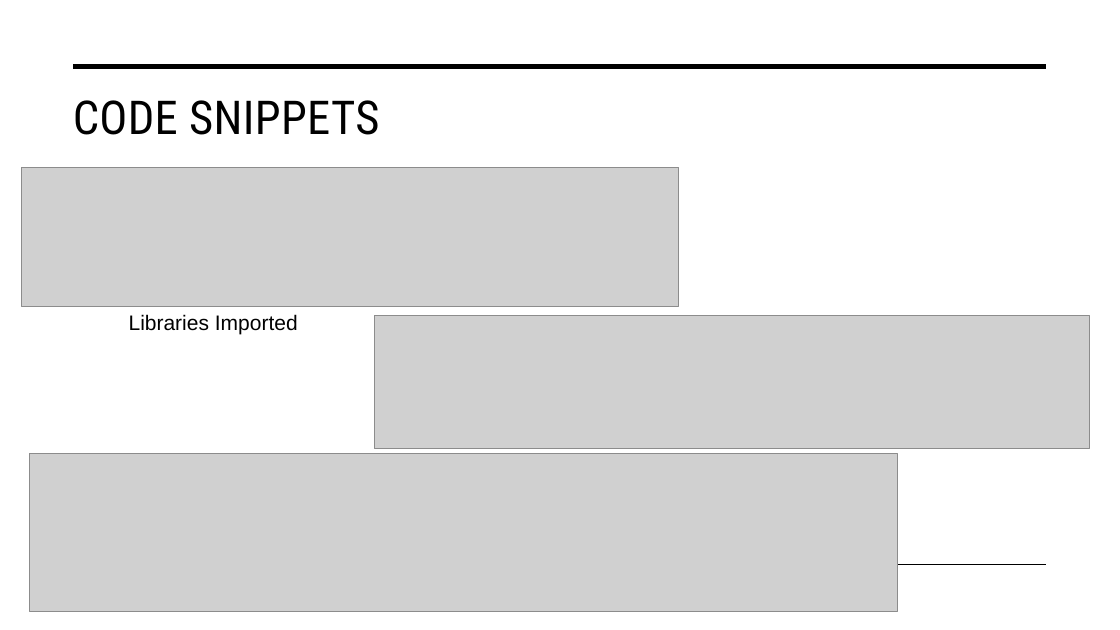
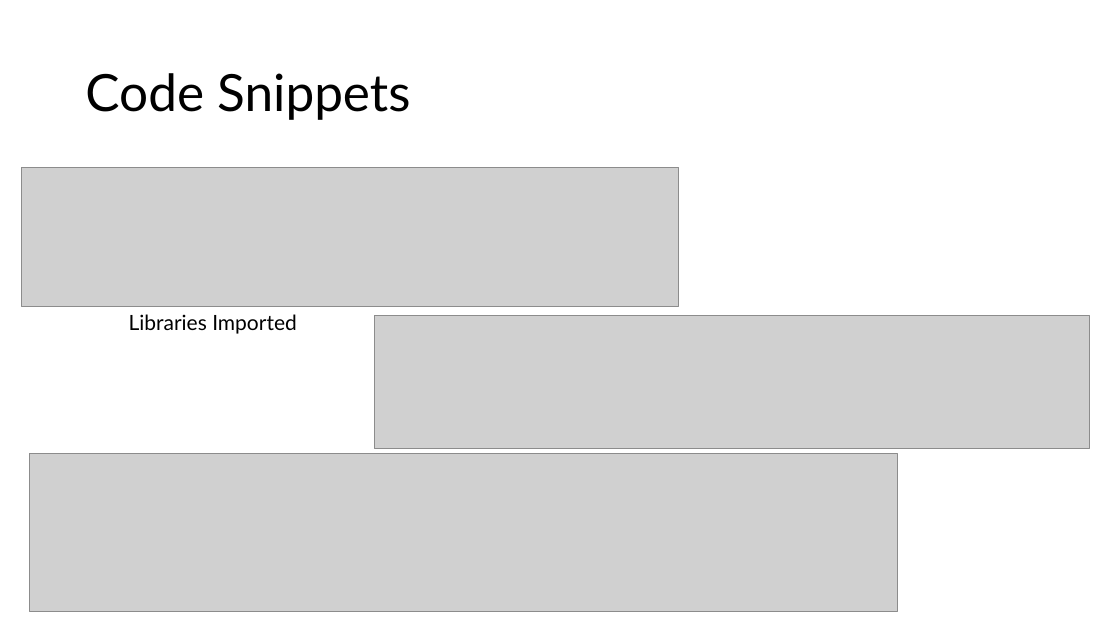
Before and after one commit to MrArthor/Forecasting-Electrical-Energy-Consumption, a slide deck: slide 6 of Report/Forecasting Electrical Energy Consumption- End Presentation.pptx (slide 5 before the commit). Drawn at 1120x630 pixels with LibreOffice and Linux fonts; fonts in the diff are those of the drawing; grey boxes stand for pictures. Boxes give left, top, right and bottom in pixels: in the first picture for what was removed or moved away, otherwise in the second. Text is boxed around its words. In the diff, an @@ line names an element or a change of style, - is before the commit and + after.

```diff
--- a/Report/Forecasting Electrical Energy Consumption- End Presentation.pptx
+++ b/Report/Forecasting Electrical Energy Consumption- End Presentation.pptx
@@ title "Code Snippets" at <box>85,73,410,120</box>: vertical alignment top to middle @@
@@ line removed from (74, 66) to (1047, 66) @@
@@ title at <box>85,73,410,120</box>: text changed; size 40 to 44 pt; font Roboto Condensed to Lato @@
-CODE SNIPPETS
+Code Snippets
@@ text "Libraries Imported" at <box>129,314,297,334</box>: font Arial to Lato @@
@@ line removed from (74, 565) to (1047, 565) @@
```
Also in this commit, not shown: 13 other slides changed, 1 slide added, 4 other files.
